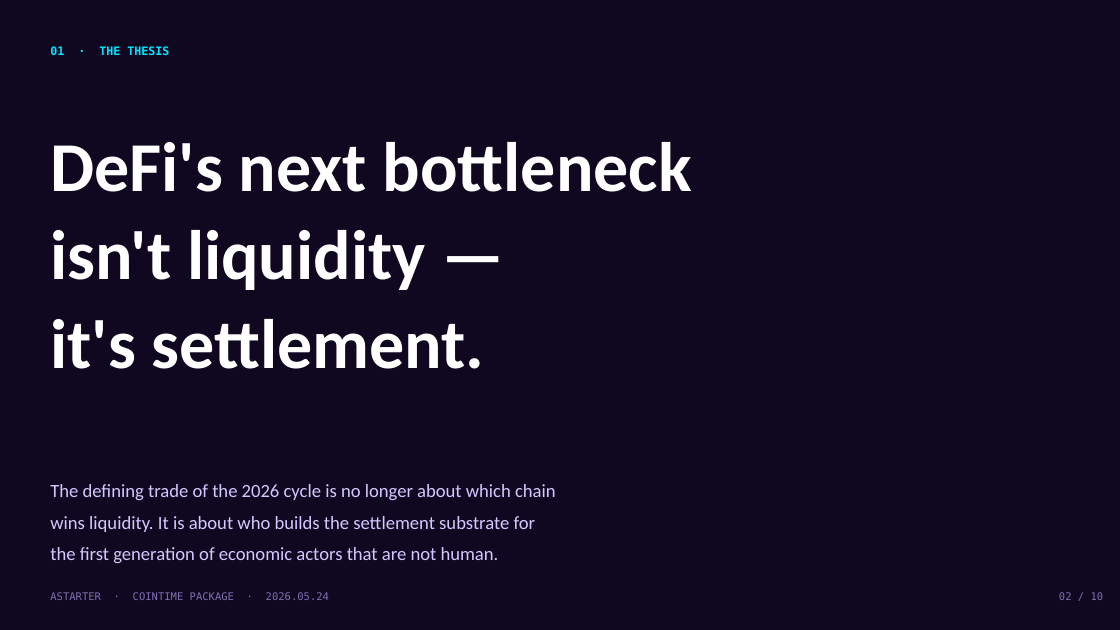
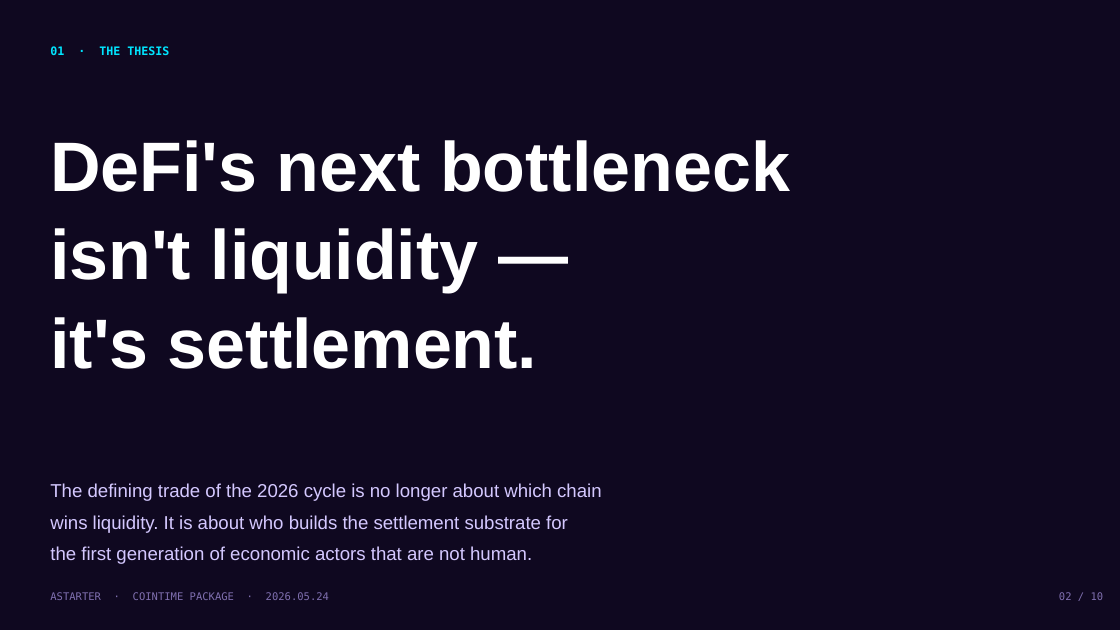
Before and after one commit to zakky8/project-content, a slide deck: slide 2 of astarter-cointime-2026-05-24/astarter-pitch-deck.pptx. Drawn at 1120x630 pixels with LibreOffice and Linux fonts; fonts in the diff are those of the drawing. Boxes give left, top, right and bottom in pixels: in the first picture for what was removed or moved away, otherwise in the second. Text is boxed around its words. In the diff, an @@ line names an element or a change of style, - is before the commit and + after.

Commit message:
v2 pitch-grade: 4 image variants, one-pager PDF, media FAQ, press kit, Bahnschrift typography upgrade
Visual system v2:
- Hero / Twitter / Square / Vertical PNG variants (Quiet Substrate)
- Bahnschrift (DIN-class) typography replacing Arial across all designed assets
- Sharper composition, dedicated spec-sheet meta layer, refined glow + lattice

New operational docs:
- 16-media-faq.md (15 anticipated journalist Q&As + bridge phrases)
- 17-press-kit-boilerplate.md (boilerplate, bios, factbox, quotables, contacts)
- astarter-one-pager.pdf (A4 single-page executive fact sheet, ReportLab)

Refreshed:
- PPTX deck with Bahnschrift typography
- README with full distribution map

```diff
--- a/astarter-cointime-2026-05-24/astarter-pitch-deck.pptx
+++ b/astarter-cointime-2026-05-24/astarter-pitch-deck.pptx
@@ text "DeFi's next bottleneck" at (50, 140, 790, 369): font Calibri to Arial @@
@@ text "The defining trade of the ..." at (50, 483, 602, 564): font Calibri to Arial @@
```
Also in this commit, not shown: 9 other slides changed, 9 other files.
